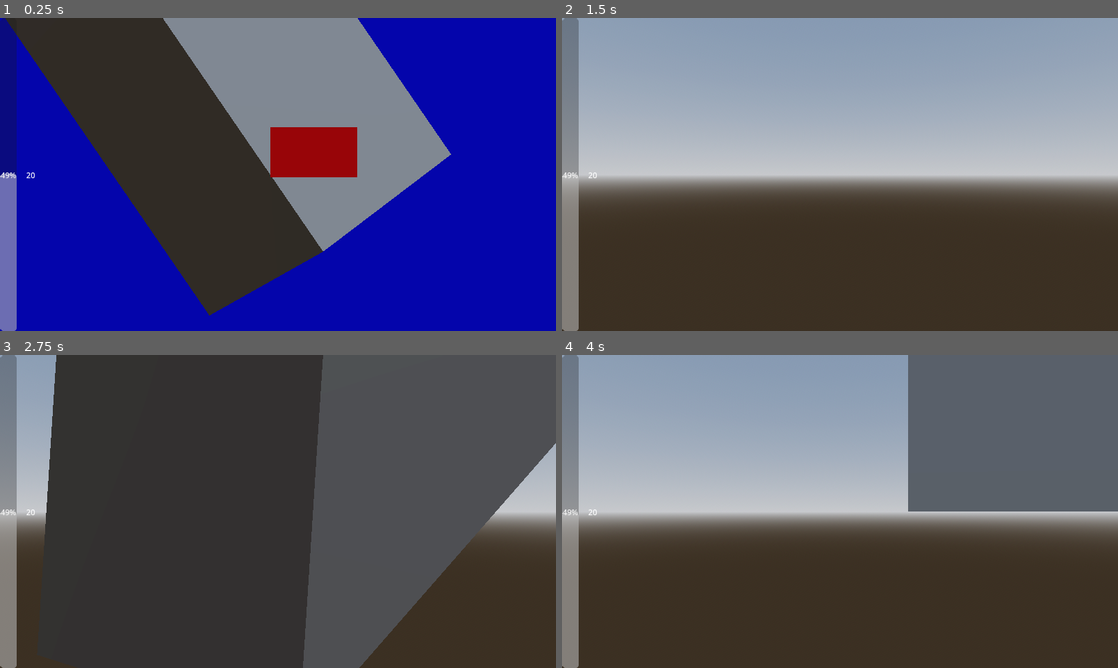
Above: before the commit, frames 1-4 (two rows, left to right).
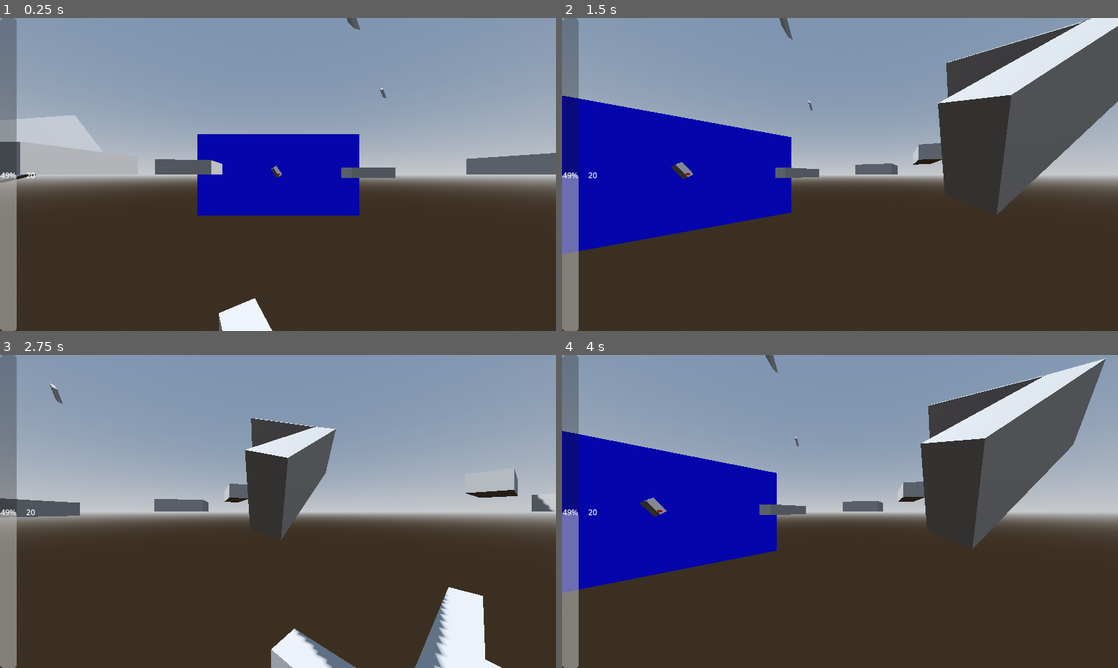
Above: after the commit, the same moments.

Repository: RyujinDraknir/GGJ-2024
Game: Godot game, scene res://scenes/main.tscn
Same seed, same stepped clock (60 frames per second), same inputs: the game is played once before the commit and once after it.
Inputs (mouse positions are in pixels of both pictures, inside the frame that each line leads up to):
- Up to frame 1 (0.25 s): no input
- Up to frame 2 (1.5 s): tap Enter at 0.5 s; move the mouse to (867, 174) at 0.52 s; hold D (right) 0.53-1.28 s; tap V (bad) at 0.6 s; move the mouse to (812, 174) at 1.27 s; hold A (left) from 1.28 s (still down); tap N (good) at 1.35 s
- Up to frame 3 (2.75 s): move the mouse to (289, 505) at 2.02 s; release A (left) at 2.03 s; hold D (right) from 2.03 s (still down); tap B (neutral) at 2.1 s
- Up to frame 4 (4 s): move the mouse to (834, 517) at 2.77 s; click (834, 517) at 2.85 s; move the mouse to (878, 514) at 3.52 s; release D (right) at 3.53 s; hold A (left) from 3.53 s (still down); tap V (bad) at 3.6 s

The runs differ from the first frame. In frame 1, 93% of the frame differs, in the area x 0-100%, y 0-100%; in frame 2, 31%; in frame 3, 58%; in frame 4, 32%.

Commit message:
fix camera view

Diff:
--- a/prefabScenes/player.tscn
+++ b/prefabScenes/player.tscn
@@ -13,7 +13,6 @@
 [node name="Pivot" type="Node3D" parent="."]
 
 [node name="Camera3D" type="Camera3D" parent="Pivot"]
-projection = 1
 fov = 90.0
 near = 0.001
 
